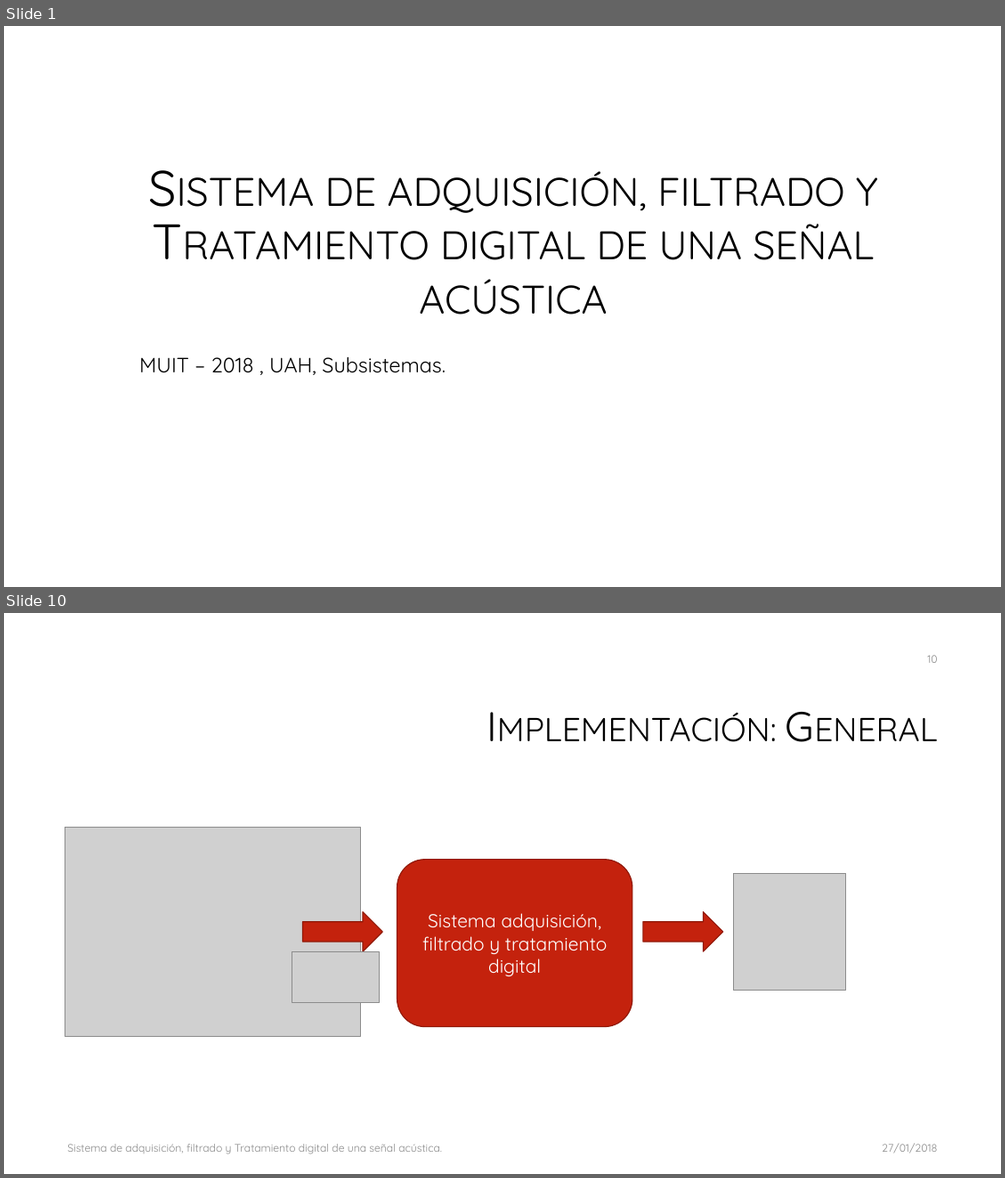
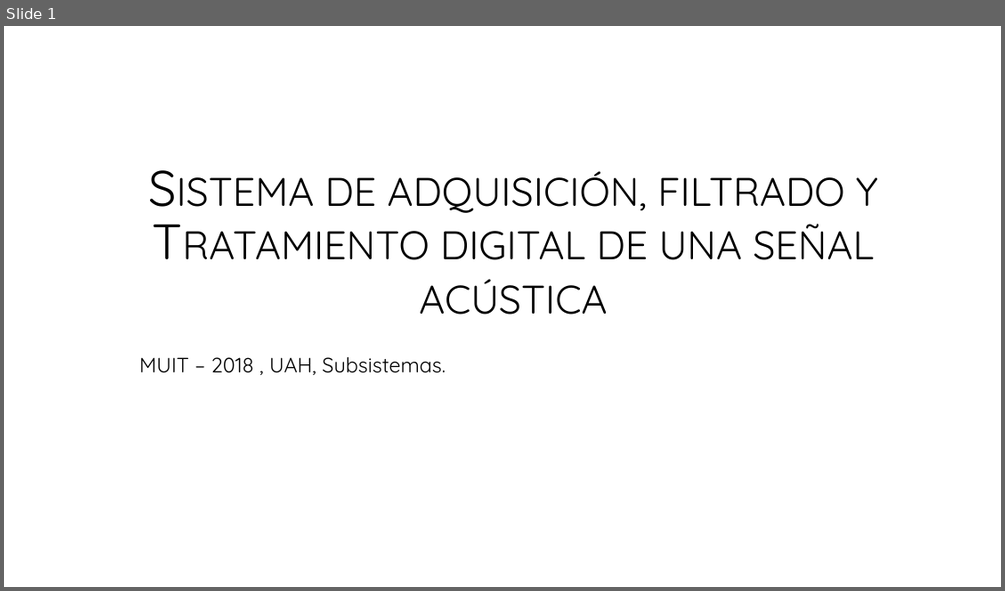
Before and after one commit to galledohm/Prueba1, a slide deck: Subsis/Presentación/Sistema de adquisición, filtrado y Tratamiento digital.pptx. Shown one above the other, each under a label of ours: slides 1 and 10 before the commit, slide 1 after it; the slides between them are not shown. The pictures are 1005x1178 and 1005x591 pixels, drawn with LibreOffice and Linux fonts; fonts in the diff are those of the drawing; grey boxes stand for pictures; background and template pictures are left out. Boxes give left, top, right and bottom in pixels: in the first picture for what was removed or moved away, otherwise in the second. Text is boxed around its words. In the diff, an @@ line names an element or a change of style, - is before the commit and + after.

```diff
--- a/Subsis/Presentación/Sistema de adquisición, filtrado y Tratamiento digital.pptx
+++ b/Subsis/Presentación/Sistema de adquisición, filtrado y Tratamiento digital.pptx
@@ slide 10 removed at (x1=4, y1=613, x2=1001, y2=1174), background #FFFFFF @@
@@ page number removed at (x1=927, y1=655, x2=937, y2=663) @@
-10
@@ title removed at (x1=241, y1=676, x2=946, y2=781) @@
-Implementación: General
@@ picture removed at (x1=65, y1=827, x2=361, y2=1037) @@
@@ rounded rectangle removed at (x1=397, y1=859, x2=633, y2=1027) @@
-Sistema adquisición, filtrado y tratamiento digital
@@ picture removed at (x1=734, y1=873, x2=846, y2=990) @@
@@ right arrow removed at (x1=302, y1=912, x2=382, y2=952) @@
@@ right arrow removed at (x1=643, y1=912, x2=723, y2=952) @@
@@ picture removed at (x1=291, y1=952, x2=380, y2=1003) @@
@@ text removed at (x1=67, y1=1143, x2=442, y2=1154) @@
-Sistema de adquisición, filtrado y Tratamiento digital de una señal acústica.
@@ text removed at (x1=882, y1=1143, x2=937, y2=1153) @@
-27/01/2018
```
Also in this commit, not shown: 28 slides changed.
